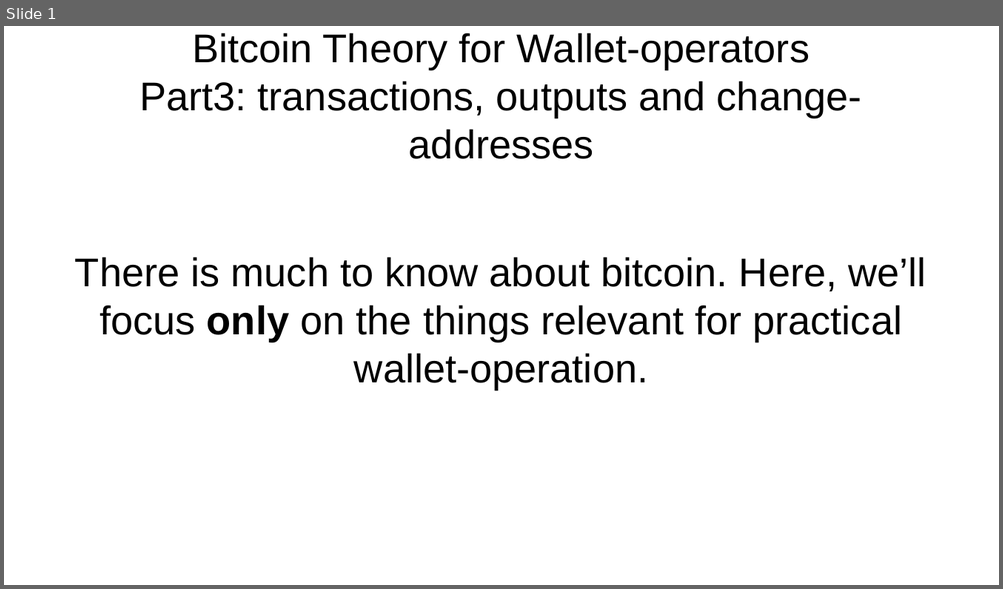
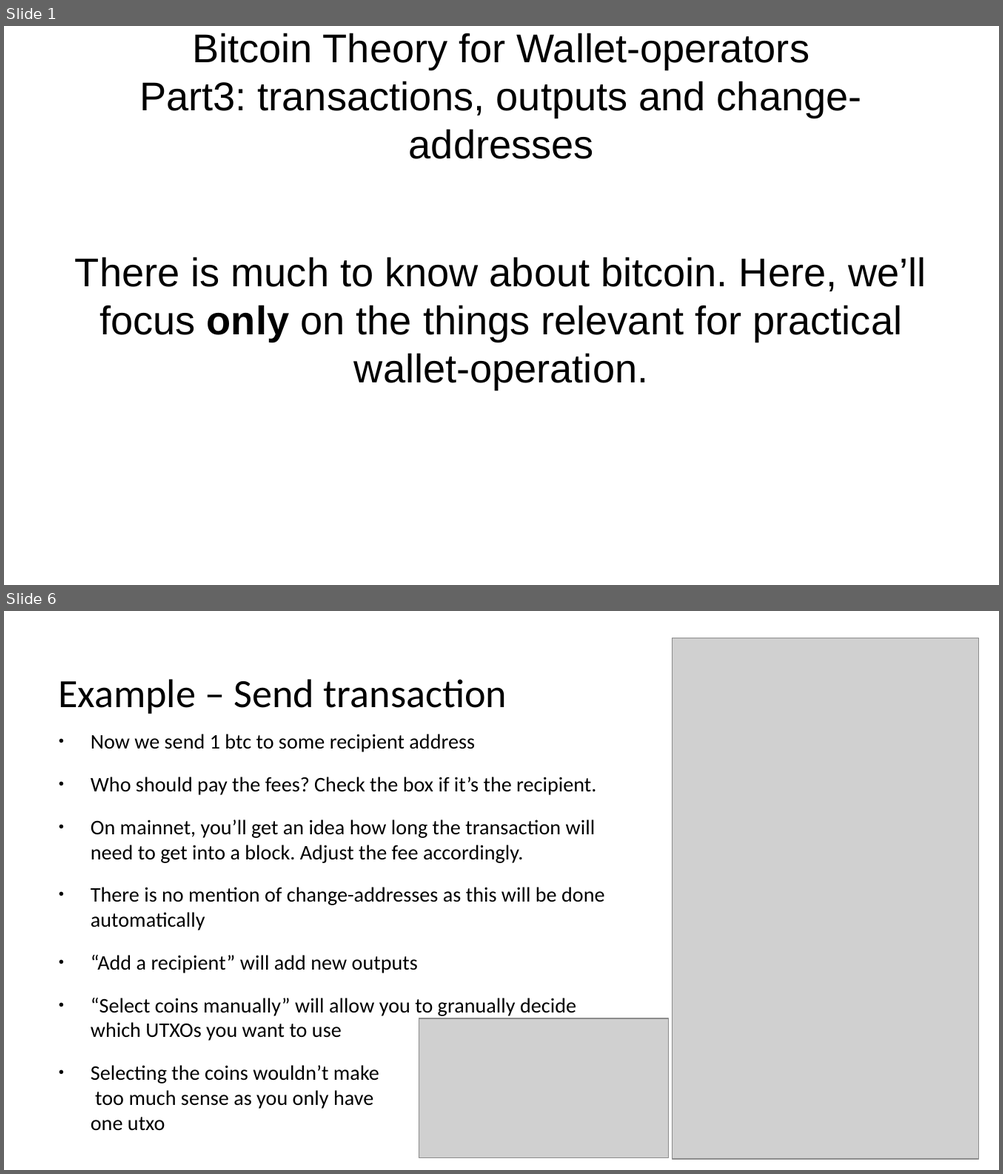
Before and after one commit to cryptoadvance/specter-education, a slide deck: content/bitcoin101/03_bitcoin-theory-outputs-changeaddresses.odp. Shown one above the other, each under a label of ours: slide 1 before the commit, slides 1 and 6 after it; the slides between them are not shown. The pictures are 1003x589 and 1003x1174 pixels, drawn with LibreOffice and Linux fonts; fonts in the diff are those of the drawing; grey boxes stand for pictures. Boxes give left, top, right and bottom in pixels: in the first picture for what was removed or moved away, otherwise in the second. Text is boxed around its words. In the diff, an @@ line names an element or a change of style, - is before the commit and + after.

```diff
--- a/content/bitcoin101/03_bitcoin-theory-outputs-changeaddresses.odp
+++ b/content/bitcoin101/03_bitcoin-theory-outputs-changeaddresses.odp
@@ slide 6 added at (4, 611, 999, 1170), background #FFFFFF @@
@@ picture added at (672, 638, 979, 1160) @@
@@ title added at (58, 679, 507, 714), 32 pt, text #000000 @@
+Example – Send transaction
@@ text added at (91, 734, 604, 1131), 16.6 pt, text #000000 @@
+● Now we send 1 btc to some recipient address
+● Who should pay the fees? Check the box if it’s the recipient.
+● On mainnet, you’ll get an idea how long the transaction will need to get into a block. Adjust the fee accordingly.
+● There is no mention of change-addresses as this will be done automatically
+● “Add a recipient” will add new outputs
+● “Select coins manually” will allow you to granually decide which UTXOs you want to use
+● Selecting the coins wouldn’t make
+  too much sense as you only have
+  one utxo
@@ picture added at (419, 1019, 669, 1159) @@
```
Also in this commit, not shown: 2 slides changed, 4 other slides added, 2 slides removed, 3 other files.
